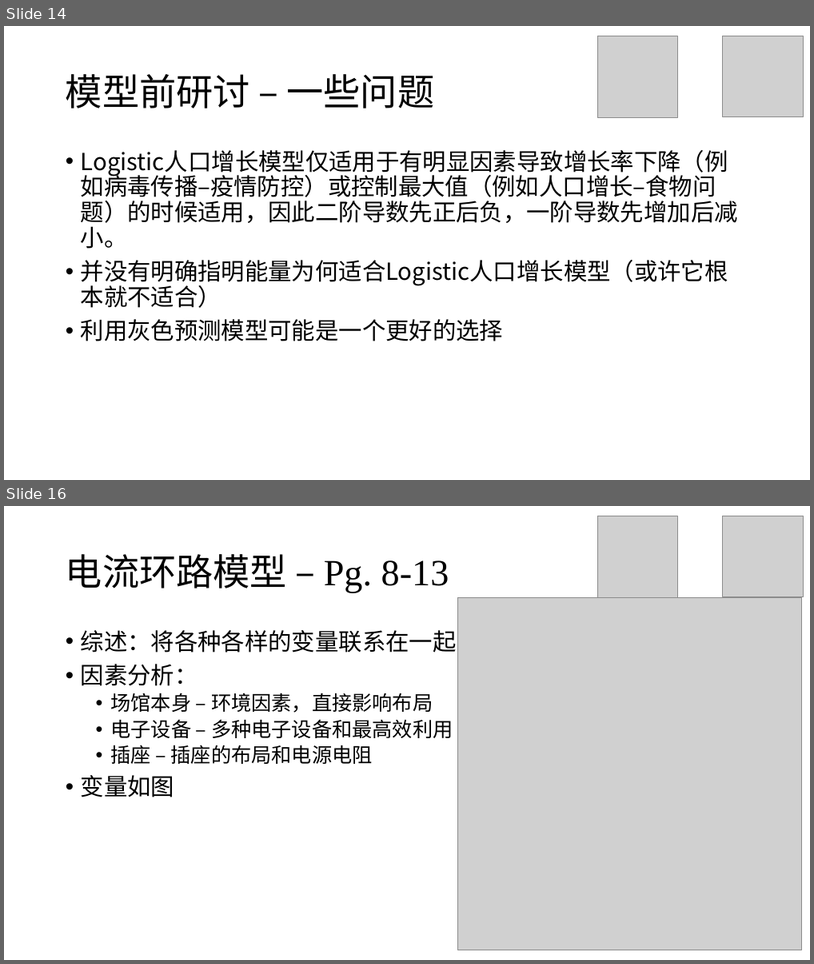
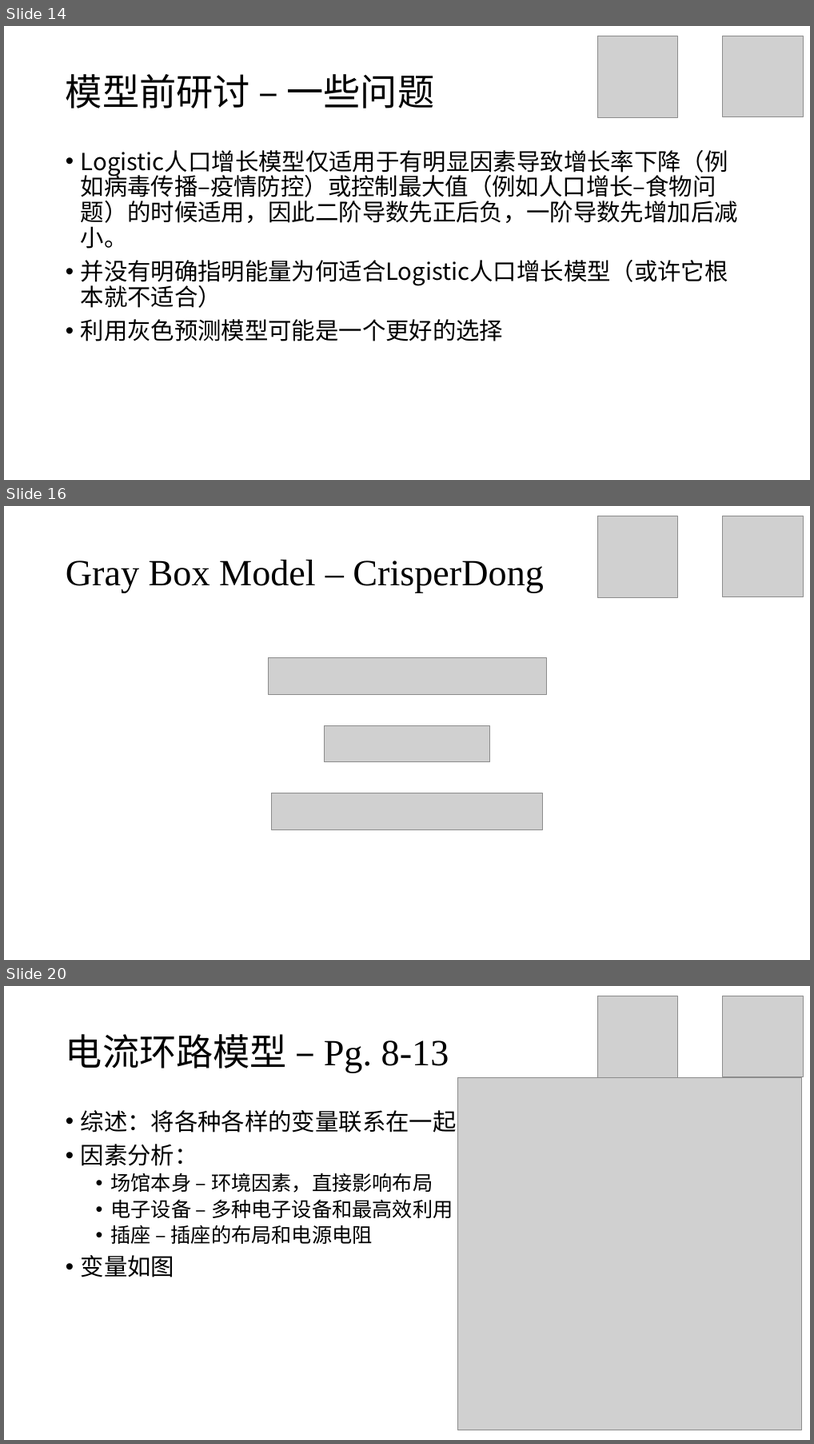
Before and after one commit to stOOrz-Science-Mind/2019_HiMCM_A_10006, a slide deck: 10005.pptx. Shown one above the other, each under a label of ours: slides 14 and 16 before the commit, slides 14, 16 and 20 after it; the slides between them are not shown. The pictures are 814x964 and 814x1444 pixels, drawn with LibreOffice and Linux fonts; fonts in the diff are those of the drawing; grey boxes stand for pictures. Boxes give left, top, right and bottom in pixels: in the first picture for what was removed or moved away, otherwise in the second. Text is boxed around its words. In the diff, an @@ line names an element or a change of style, - is before the commit and + after.

```diff
--- a/10005.pptx
+++ b/10005.pptx
@@ slide 16 added at box(4, 506, 810, 960), background #FFFFFF @@
@@ picture added at box(598, 516, 678, 597) @@
@@ picture added at box(723, 516, 804, 596) @@
@@ title added at box(66, 560, 544, 593), 44 pt, text #000000 @@
+Gray Box Model – CrisperDong
@@ picture added at box(268, 658, 546, 694) @@
@@ picture added at box(325, 725, 490, 761) @@
@@ picture added at box(272, 792, 543, 829) @@
@@ what was slide 16 is now slide 20 @@
```
Also in this commit, not shown: 4 other slides added, 1 slide removed, 1 other file.
